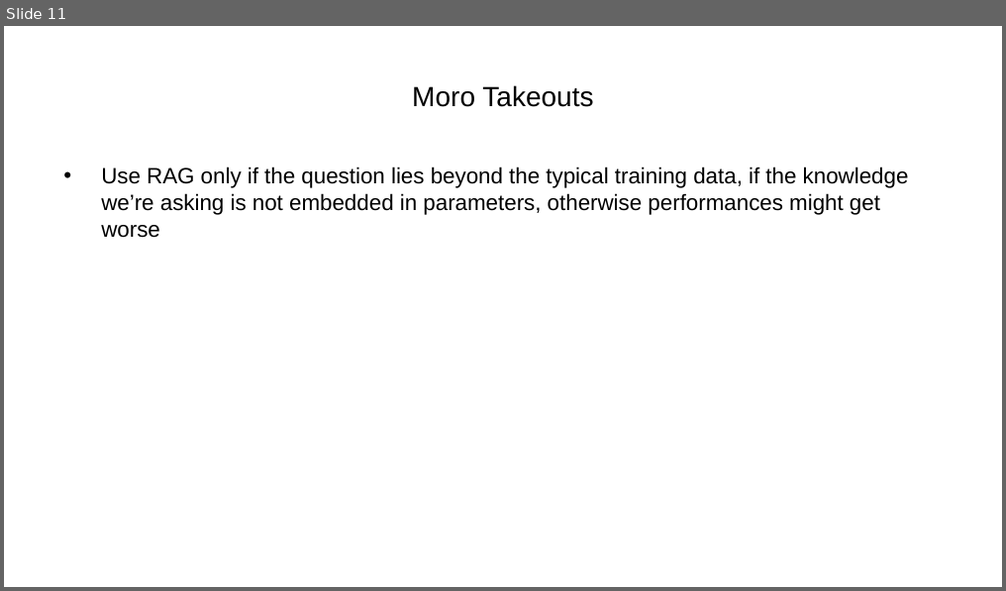
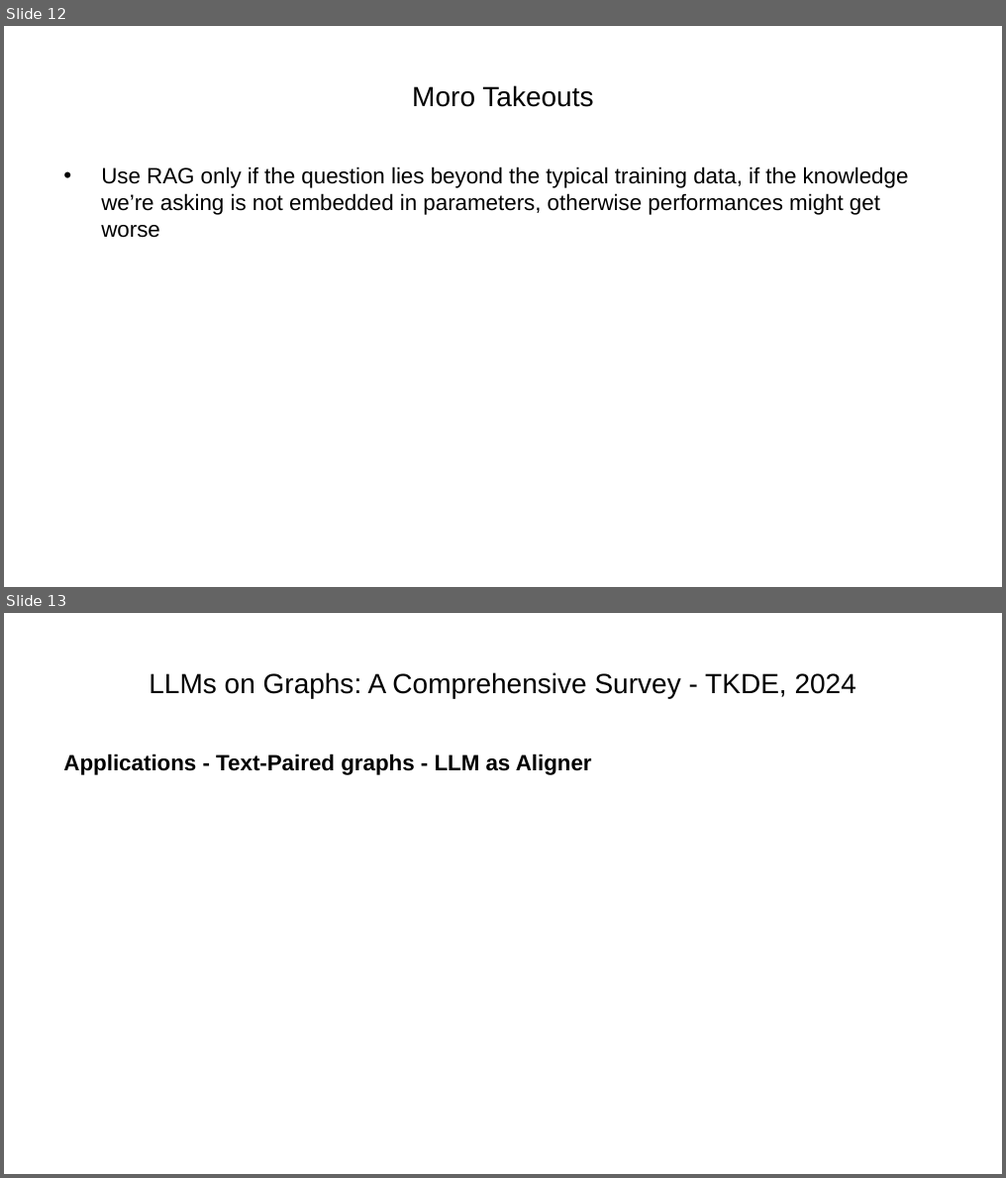
Before and after one commit to ManuelePasini/slides-markdown, a slide deck: graph_llm.pptx. Shown one above the other, each under a label of ours: slide 11 before the commit, slides 12 and 13 after it. The pictures are 1006x591 and 1006x1178 pixels, drawn with LibreOffice and Linux fonts; fonts in the diff are those of the drawing. Boxes give left, top, right and bottom in pixels: in the first picture for what was removed or moved away, otherwise in the second. Text is boxed around its words. In the diff, an @@ line names an element or a change of style, - is before the commit and + after.

```diff
--- a/graph_llm.pptx
+++ b/graph_llm.pptx
@@ slide 13 added at (4, 613, 1002, 1174), background #FFFFFF @@
@@ title added at (149, 672, 856, 698), 20 pt, text #000000 @@
+LLMs on Graphs: A Comprehensive Survey - TKDE, 2024
@@ text added at (63, 754, 592, 775), 16 pt, text #000000, bold @@
+Applications - Text-Paired graphs - LLM as Aligner
@@ what was slide 11 is now slide 12 @@
```
Also in this commit, not shown: 2 slides changed, 1 other slide added, 5 other files.
